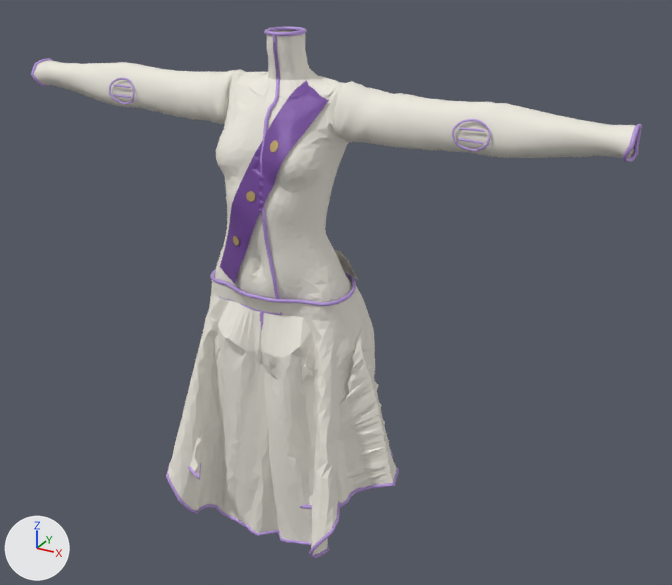
Before and after pictures for a commit that changed the FBX model Assets/GenWorks/siroino-lilac-lame-fencing-practice-set/Models/SiroinoLilacLameFencingPracticeSet.fbx.
Before and after are seen from a 50 mm camera at (0.67, -1.088, 1.294) aimed at (0.066, 0.011, 0.745). The axes (+X, +Y, +Z) are drawn at lower left. The lights are the same throughout. The picture after the commit comes second. Vertices at exactly the same position are counted once.

The first picture shows 'jacket-sleeves', 'pleated-overskirt', 'siroino-lilac-lame-fencing-practice-set-prototype-piping-jacket', 'siroino-lilac-lame-fencing-practice-set-prototype-piping-ov.003', 'siroino-lilac-lame-fencing-practice-set-prototype-piping-ov.004', 'siroino-lilac-lame-fencing-practice-set-prototype-plastron-hypo', 'siroino-lilac-lame-fencing-practice-set-static' and 16 more.
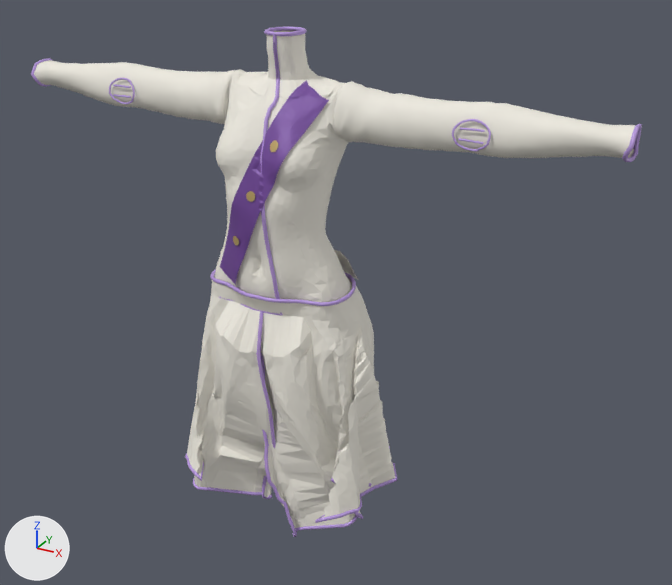
Pixel boxes (x1, y1, x2, y2) of what changed, in the pictures (672 x 585 px; the box of a moved part takes in the faces that stretch with it):
'pleated-overskirt', reshaped (9% narrower, 10% shorter)
    before: (168, 290, 397, 555)
    after: (187, 290, 395, 528)
'siroino-lilac-lame-fencing-practice-set-prototype-piping-ov.003', reshaped
    before: (166, 311, 278, 536)
    after: (193, 311, 276, 500)
'siroino-lilac-lame-fencing-practice-set-prototype-piping-ov.004', reshaped
    before: (260, 311, 340, 558)
    after: (260, 347, 363, 537)
part 1 of me_pleated_overskirt, moved or reshaped
    before: (168, 304, 397, 555)
    after: (187, 304, 395, 528)

The change in detail:
me_siroino_lilac_lame_fencing_practice_set_overskirt_front_lap_rig is used by ob_siroino_lilac_lame_fencing_practice_set_prototype_piping_ov_004; location (0.0, 0.0, 0.0).
me_siroino_lilac_lame_fencing_practice_set_overskirt_front_lap_rig had 400 vertices, 404 faces and spanned x -0.031..0.147, y -0.161..-0.046, z 0.343..0.74.
me_siroino_lilac_lame_fencing_practice_set_overskirt_front_lap_rig now has 400 vertices, 404 faces and spans x -0.005..0.15, y -0.109..-0.052, z 0.372..0.74.
me_siroino_lilac_lame_fencing_practice_set_overskirt_front_lap_rig part 2: 395 vertices removed from x -0.031..0.147, y -0.161..-0.046, z 0.343..0.74; 395 vertices added at x -0.005..0.15, y -0.109..-0.052, z 0.372..0.74.
me_siroino_lilac_lame_fencing_practice_set_overskirt_front_lap_lef is used by ob_siroino_lilac_lame_fencing_practice_set_prototype_piping_ov_003; location (0.0, 0.0, 0.0).
me_siroino_lilac_lame_fencing_practice_set_overskirt_front_lap_lef had 400 vertices, 404 faces and spanned x -0.152..0.03, y -0.158..-0.047, z 0.343..0.74.
me_siroino_lilac_lame_fencing_practice_set_overskirt_front_lap_lef now has 400 vertices, 404 faces and spans x -0.131..0.019, y -0.114..-0.048, z 0.39..0.741.
me_siroino_lilac_lame_fencing_practice_set_overskirt_front_lap_lef part 3: 2 vertices moved within x -0.002, y -0.089..-0.086, z 0.739..0.74; 396 vertices removed from x -0.152..0.03, y -0.158..-0.047, z 0.343..0.74; 396 vertices added at x -0.131..0.019, y -0.114..-0.048, z 0.39..0.741.
me_pleated_overskirt is used by ob_pleated_overskirt; location (0.0, 0.0, 0.0).
me_pleated_overskirt had 5561 vertices, 10826 faces and spanned x -0.181..0.193, y -0.158..0.091, z 0.345..0.74.
me_pleated_overskirt now has 5561 vertices, 10826 faces and spans x -0.172..0.191, y -0.151..0.088, z 0.374..0.74.
me_pleated_overskirt part 1: 4736 of 5561 vertices moved; they spanned x -0.181..0.193, y -0.158..0.091, z 0.345..0.729 and now span x -0.172..0.191, y -0.151..0.088, z 0.374..0.729; mean shift (0.003, 0.003, 0.007); largest move (-0.029, -0.049, 0.345) -> (0.055, -0.099, 0.38).
